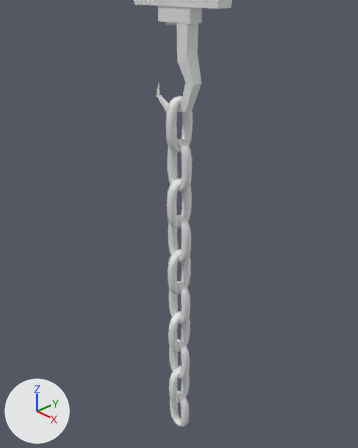
An edit to the Blender file Models/GroupD/Factory Kit/Factory Machinery/Pulley/FM-005 Pulley Improved2.blend, drawn before and after from the same camera.
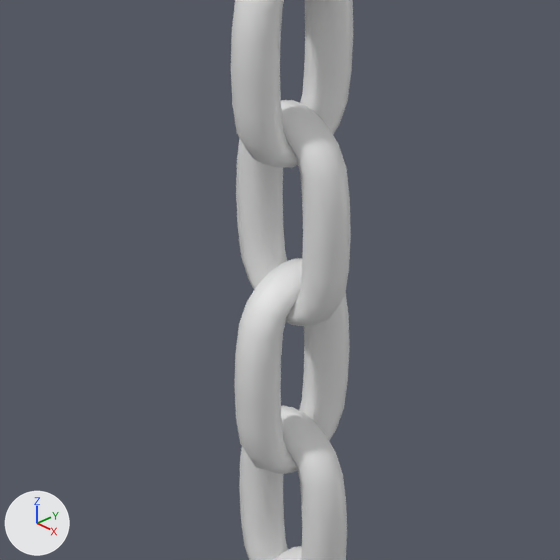
Each version is shown from a 50 mm lens placed at (1.599, -1.507, 1.509), pointed at (-0.128, 0.117, 0.346), then close up on the part from 35% to 64% of the width and 59% to 82% of the height. The lights are fixed; the arrows at lower left show +X, +Y and +Z.

In view in the first close-up: 'FD-001-Chain'.
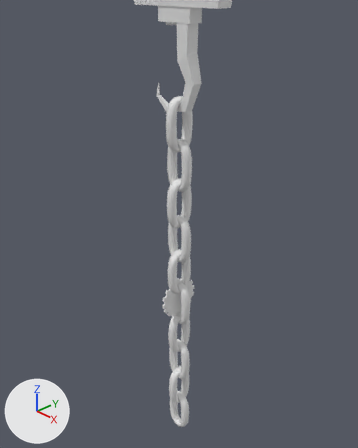
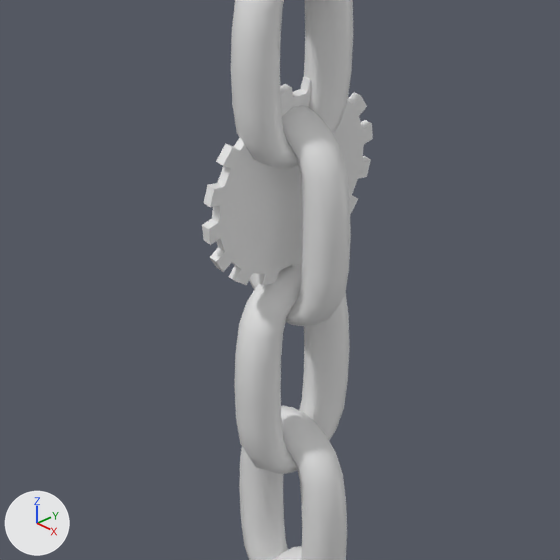
Patch to the scene script:
```diff
--- a/Models/GroupD/Factory Kit/Factory Machinery/Pulley/FM-005 Pulley Improved2.blend.py
+++ b/Models/GroupD/Factory Kit/Factory Machinery/Pulley/FM-005 Pulley Improved2.blend.py
@@ me_circle @@
+me_circle.from_pydata(...)  # 448 vertices, 418 faces; spans x -1.13..1.13, y -1.13..1.13, z 0.0..0.1
@@ ob_circle @@
+ob_circle = bpy.data.objects.new('Circle', me_circle)
+ob_circle.location = (0.0, 0.0, 0.0)
+ob_circle.rotation_euler = (0.0, -1.571, 0.0)  # degrees (0, -90, 0)
+ob_circle.scale = (0.1, 0.1, 0.1)
```

Boxes [x1, y1, x2, y2] around the edits, measured in the close-ups (560 x 560 px):
'Circle', added: after [202, 76, 373, 286]
